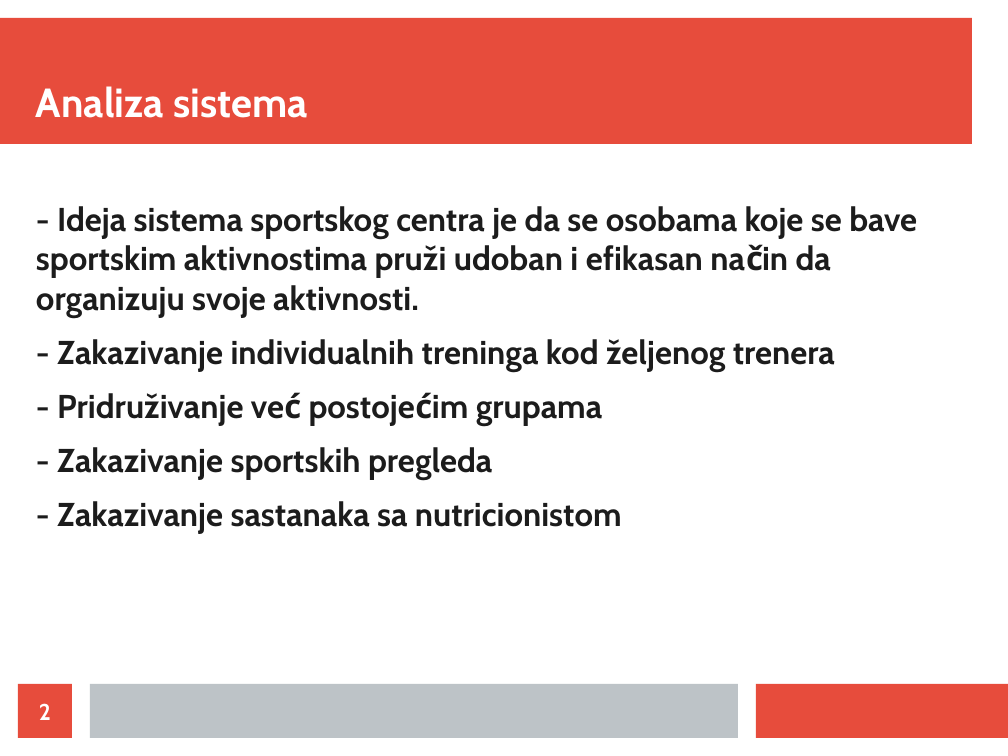
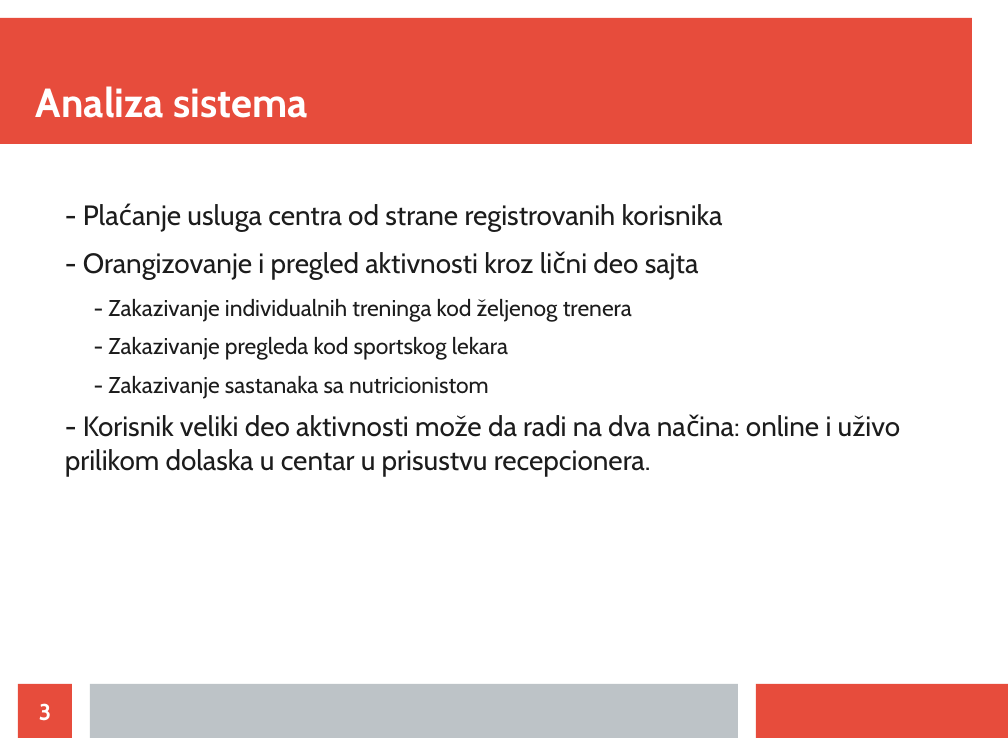
Before and after one commit to ivan-ristovic/sports-club, a slide deck: slide 3 of Prezentacija.odp (slide 2 before the commit). Drawn at 1008x756 pixels with LibreOffice and Linux fonts; fonts in the diff are those of the drawing. Boxes give left, top, right and bottom in pixels: in the first picture for what was removed or moved away, otherwise in the second. Text is boxed around its words. In the diff, an @@ line names an element or a change of style, - is before the commit and + after.

```diff
--- a/Prezentacija.odp
+++ b/Prezentacija.odp
@@ text at box(83, 204, 723, 280): text changed; size 26 to 22 pt; bold off @@
-- Ideja sistema sportskog centra je da se osobama koje se bave sportskim aktivnostima pruži udoban i efikasan način da organizuju svoje aktivnosti.
+  - Plaćanje usluga centra od strane registrovanih korisnika
+  - Orangizovanje i pregled aktivnosti kroz lični deo sajta
@@ text at box(108, 299, 632, 399): size 26 to 18 pt, bold off in "- Zakazivanje individualnih treninga kod željenog trenera", "- Zakazivanje sastanaka sa nutricionistom"; list level 1 to 3 in "- Zakazivanje individualnih treninga kod ..."; list level 1 to 3 in "- Zakazivanje sastanaka sa nutricionistom" @@
@@ text at box(108, 337, 508, 360): text changed; size 26 to 18 pt; bold off @@
-- Pridruživanje već postojećim grupama
-- Zakazivanje sportskih pregleda
+    - Zakazivanje pregleda kod sportskog lekara
@@ text at box(65, 415, 900, 476): paragraph added @@
+  - Korisnik veliki deo aktivnosti može da radi na dva načina: online i uživo prilikom dolaska u centar u prisustvu recepcionera.
@@ page number at box(39, 703, 51, 721): text changed @@
-2
+3
```
Also in this commit, not shown: 4 other slides changed, 5 slides added, 2 slides removed.
